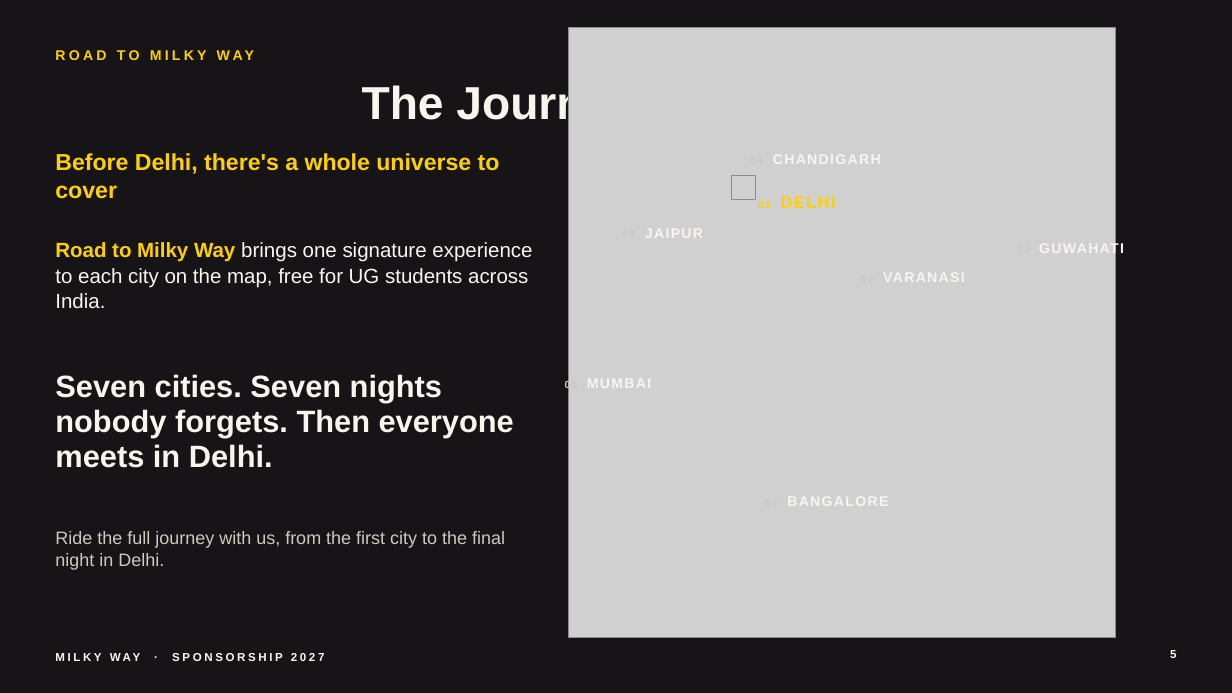
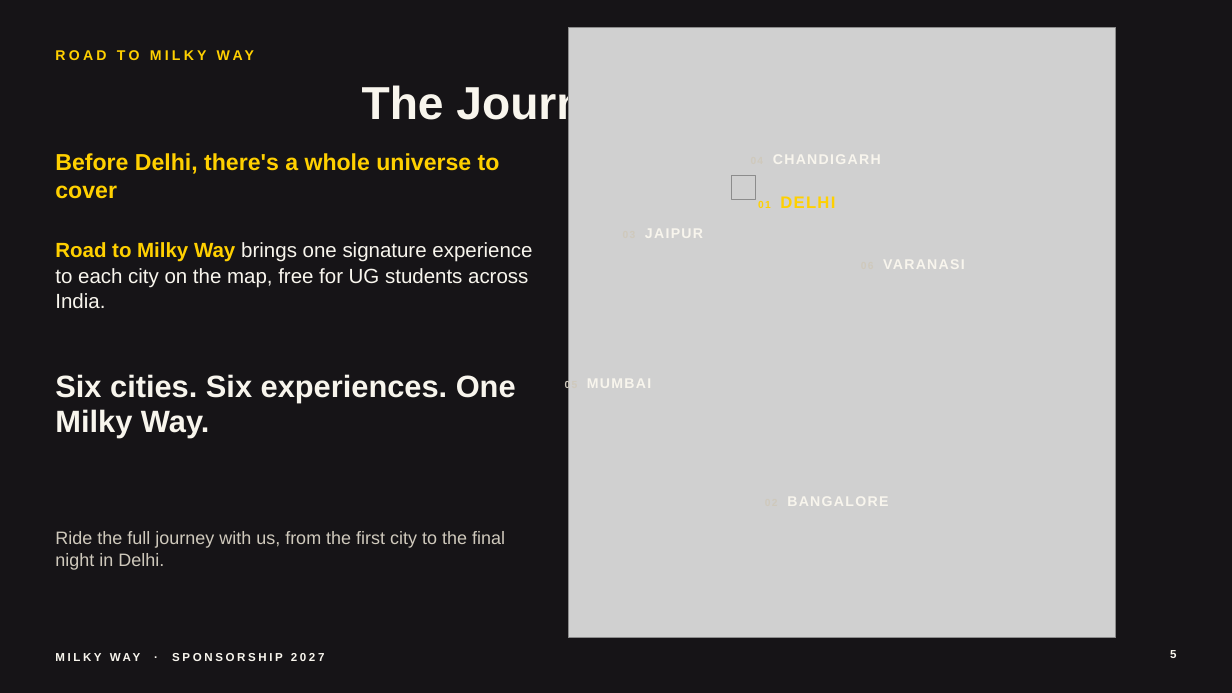
Before and after one commit to adityamittal2103/milkywayspons, a slide deck: slide 5 of deck/Milky-Way-Sponsorship-2027.pptx. Drawn at 1232x693 pixels with LibreOffice and Linux fonts; fonts in the diff are those of the drawing; grey boxes stand for pictures; background and template pictures are left out. Boxes give left, top, right and bottom in pixels: in the first picture for what was removed or moved away, otherwise in the second. Text is boxed around its words. In the diff, an @@ line names an element or a change of style, - is before the commit and + after.

```diff
--- a/deck/Milky-Way-Sponsorship-2027.pptx
+++ b/deck/Milky-Way-Sponsorship-2027.pptx
@@ text "06 VARANASI": place and size @@
-text "06 VARANASI" at (883,270,965,286)
+text "06 VARANASI" at (883,256,965,272)
@@ text removed at (1039,241,1124,256) @@
-07 GUWAHATI
@@ text at (55,374,516,438): text changed @@
-Seven cities. Seven nights nobody forgets. Then everyone meets in Delhi.
+Six cities. Six experiences. One Milky Way.
```
Also in this commit, not shown: 2 other slides changed, 9 other files.
